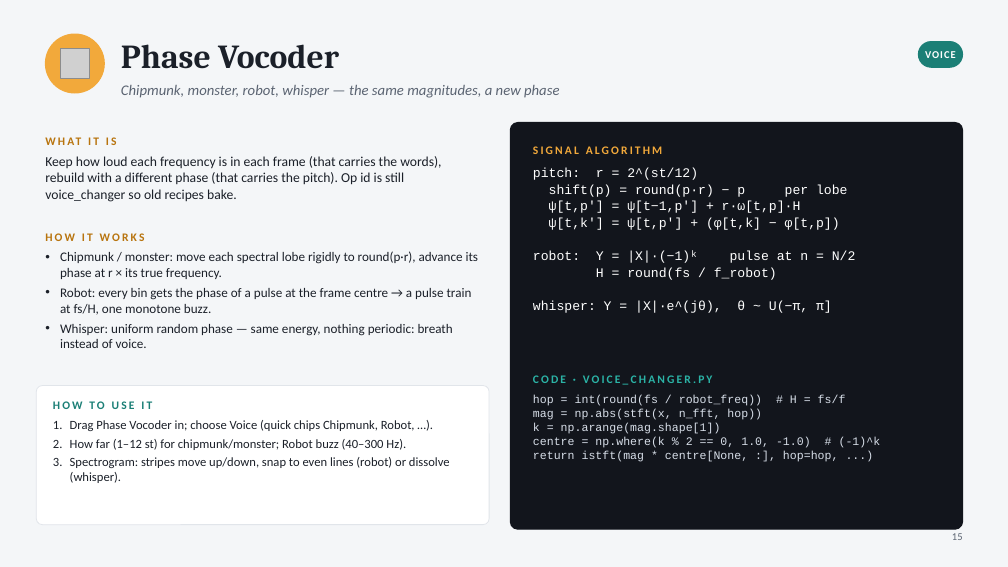
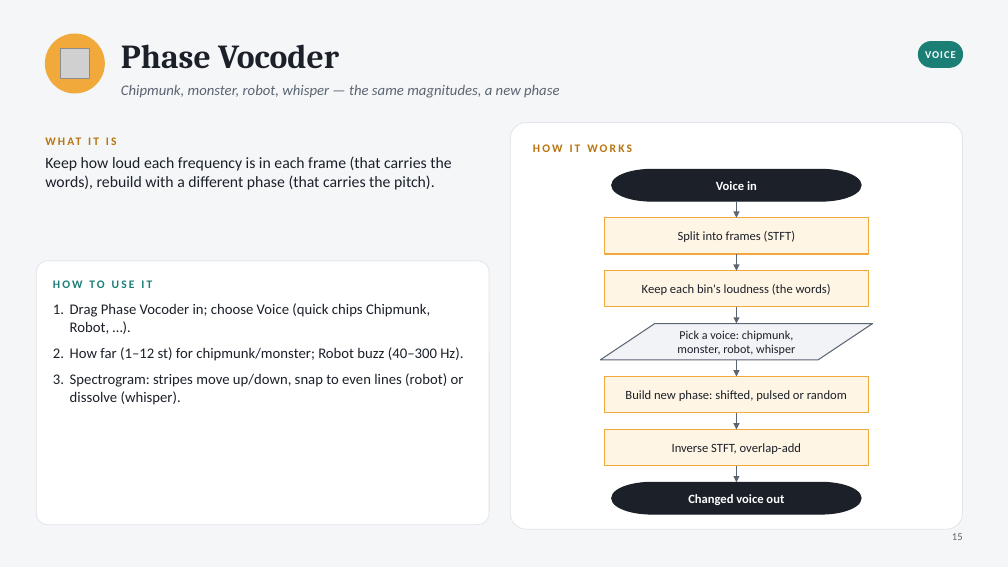
Before and after one commit to Nafis37/Audio_Chef, a slide deck: slide 15 of Audio_Chef.pptx. Drawn at 1008x567 pixels with LibreOffice and Linux fonts; fonts in the diff are those of the drawing; grey boxes stand for pictures. Boxes give left, top, right and bottom in pixels: in the first picture for what was removed or moved away, otherwise in the second. Text is boxed around its words. In the diff, an @@ line names an element or a change of style, - is before the commit and + after.

```diff
--- a/Audio_Chef.pptx
+++ b/Audio_Chef.pptx
@@ rounded rectangle at (x1=510, y1=123, x2=963, y2=529): fill #12151C to #FFFFFF; outline #12151C 1 pt to #E1E5EA 0.75 pt; proportions changed @@
@@ text "HOW IT WORKS" moved from (x1=45, y1=233, x2=145, y2=241) to (x1=533, y1=144, x2=632, y2=152) @@
@@ text removed at (x1=533, y1=146, x2=662, y2=154) @@
-SIGNAL ALGORITHM
@@ text at (x1=45, y1=156, x2=451, y2=190): text changed; size 13 to 15 pt @@
-Keep how loud each frequency is in each frame (that carries the words), rebuild with a different phase (that carries the pitch). Op id is still voice_changer so old recipes bake.
+Keep how loud each frequency is in each frame (that carries the words), rebuild with a different phase (that carries the pitch).
@@ text removed at (x1=533, y1=168, x2=856, y2=313) @@
-pitch: r = 2^(st/12)
-shift(p) = round(p·r) − p per lobe
-ψ[t,p'] = ψ[t−1,p'] + r·ω[t,p]·H
-ψ[t,k'] = ψ[t,p'] + (φ[t,k] − φ[t,p])
-robot: Y = |X|·(−1)ᵏ pulse at n = N/2
-H = round(fs / f_robot)
-whisper: Y = |X|·e^(jθ), θ ~ U(−π, π]
@@ pill shape added at (x1=612, y1=169, x2=861, y2=201), fill #1B2029, outline #1B2029 1 pt, 12 pt, text #FFFFFF, bold @@
+Voice in
@@ arrow added from (737, 201) to (737, 218), #5B6472 1.25 pt @@
@@ rectangle added at (x1=604, y1=218, x2=869, y2=254), fill #FFF5E4, outline #F2A93B 1 pt, 12 pt, text #1B2029 @@
+Split into frames (STFT)
@@ rounded rectangle resized from (x1=36, y1=386, x2=489, y2=525) to (x1=36, y1=261, x2=489, y2=525) @@
@@ text removed at (x1=60, y1=251, x2=479, y2=348) @@
-• Chipmunk / monster: move each spectral lobe rigidly to round(p·r), advance its phase at r × its true frequency.
-• Robot: every bin gets the phase of a pulse at the frame centre → a pulse train at fs/H, one monotone buzz.
-• Whisper: uniform random phase — same energy, nothing periodic: breath instead of voice.
@@ arrow added from (737, 254) to (737, 271), #5B6472 1.25 pt @@
@@ text "HOW TO USE IT" moved from (x1=53, y1=401, x2=152, y2=409) to (x1=53, y1=280, x2=152, y2=288) @@
@@ rectangle added at (x1=604, y1=271, x2=869, y2=307), fill #FFF5E4, outline #F2A93B 1 pt, 12 pt, text #1B2029 @@
+Keep each bin's loudness (the words)
@@ text "Drag Phase Vocoder in; choose ..." moved from (x1=70, y1=420, x2=450, y2=483) to (x1=70, y1=303, x2=464, y2=405) @@
@@ text "Drag Phase Vocoder in; choose ..." at (x1=70, y1=303, x2=464, y2=405): size 12 to 14 pt; more space between paragraphs @@
@@ flow chart input output added at (x1=600, y1=324, x2=873, y2=360), fill #F1F3F6, outline #5B6472 1 pt, 11.5 pt, text #1B2029 @@
+Pick a voice: chipmunk, monster, robot, whisper
@@ arrow added from (737, 307) to (737, 324), #5B6472 1.25 pt @@
@@ text removed at (x1=533, y1=375, x2=713, y2=385) @@
-CODE · VOICE_CHANGER.PY
@@ rectangle added at (x1=604, y1=377, x2=869, y2=413), fill #FFF5E4, outline #F2A93B 1 pt, 12 pt, text #1B2029 @@
+Build new phase: shifted, pulsed or random
@@ arrow added from (737, 360) to (737, 377), #5B6472 1.25 pt @@
@@ text removed at (x1=533, y1=395, x2=881, y2=462) @@
-hop = int(round(fs / robot_freq)) # H = fs/f
-mag = np.abs(stft(x, n_fft, hop))
-k = np.arange(mag.shape[1])
-centre = np.where(k % 2 == 0, 1.0, -1.0) # (-1)^k
-return istft(mag * centre[None, :], hop=hop, ...)
@@ arrow added from (737, 413) to (737, 430), #5B6472 1.25 pt @@
@@ rectangle added at (x1=604, y1=430, x2=869, y2=466), fill #FFF5E4, outline #F2A93B 1 pt, 12 pt, text #1B2029 @@
+Inverse STFT, overlap-add
@@ arrow added from (737, 466) to (737, 482), #5B6472 1.25 pt @@
@@ pill shape added at (x1=612, y1=482, x2=861, y2=514), fill #1B2029, outline #1B2029 1 pt, 12 pt, text #FFFFFF, bold @@
+Changed voice out
```
Also in this commit, not shown: 17 other slides changed, 3 other files.
